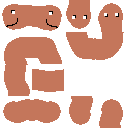
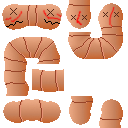
Layer changes from the first 128px x 128px image to the second:
removed layer "Hintergrund" over 2, 0, 124, 128
added layer "Ebene #4" above "Ebene #3" over 4, 6, 116, 28
added layer "Ebene #3" above "Ebene #1" over 6, 8, 119, 27
added layer "Ebene #2" above "Eingefügte Ebene" over 4, 4, 123, 122
added layer "Eingefügte Ebene" above "Ebene" over 5, 4, 123, 122
added layer "Ebene" over 2, 0, 123, 128
